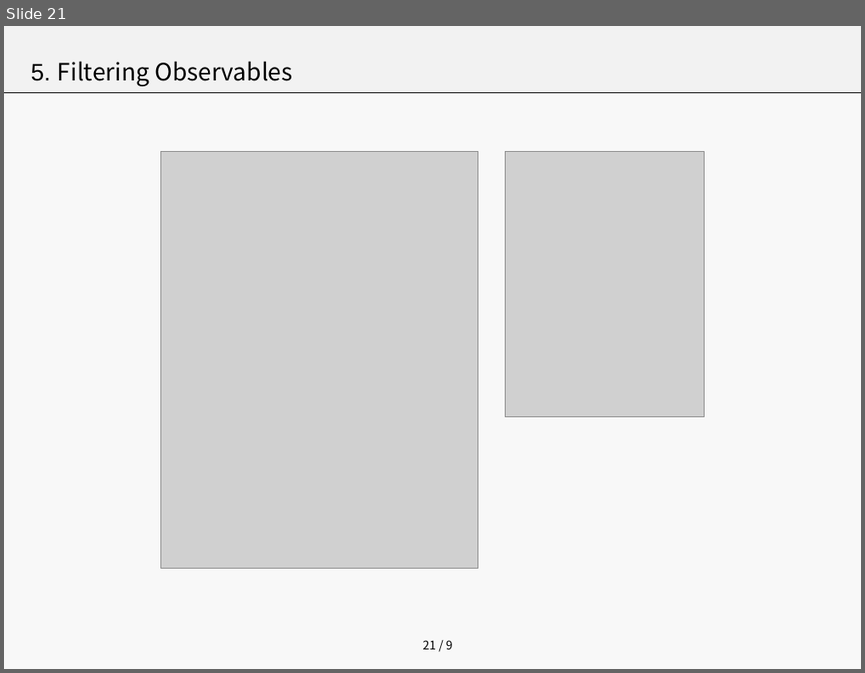
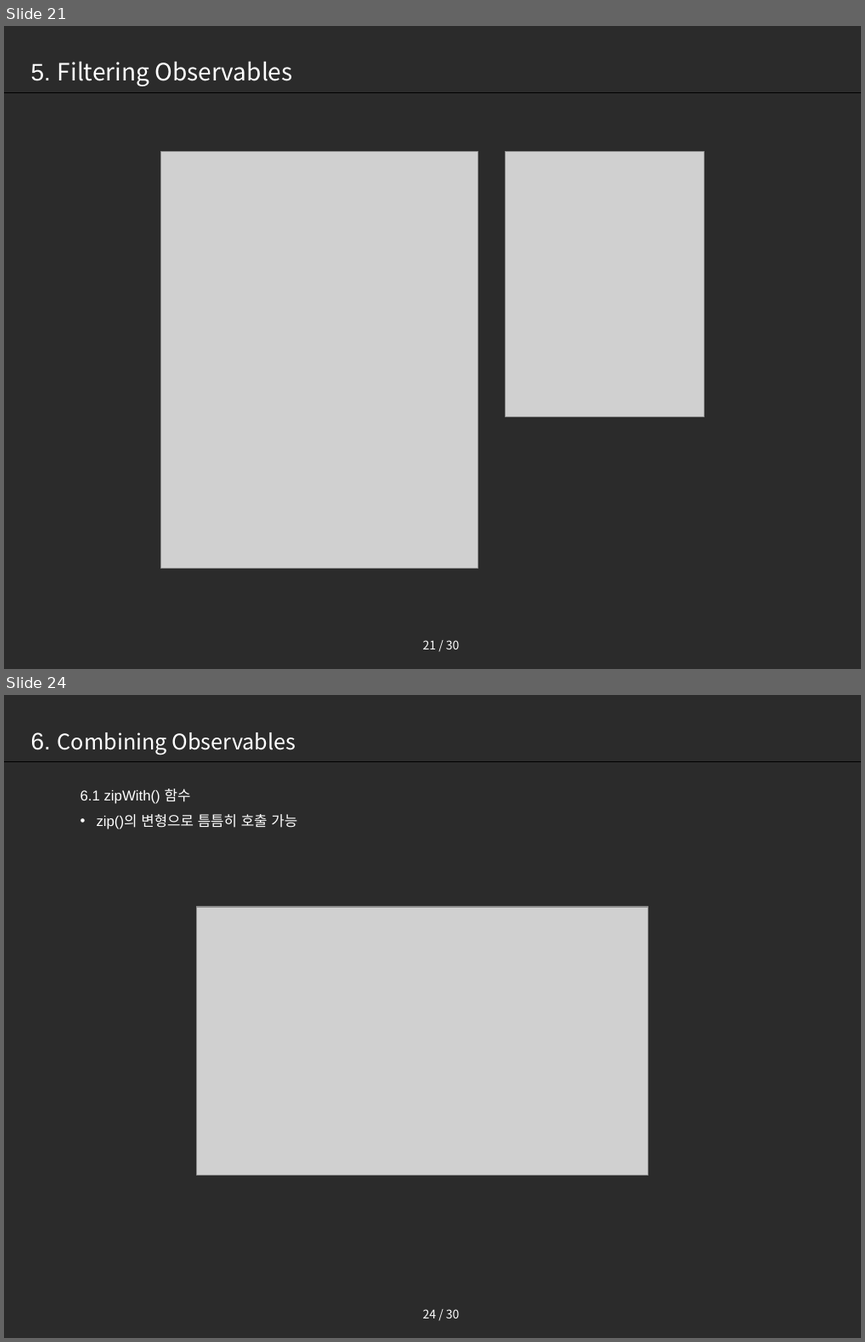
Before and after one commit to seoyoon630/RxDemo, a slide deck: RxJava.pptx. Shown one above the other, each under a label of ours: slide 21 before the commit, slides 21 and 24 after it; the slides between them are not shown. The pictures are 865x673 and 865x1342 pixels, drawn with LibreOffice and Linux fonts; fonts in the diff are those of the drawing; grey boxes stand for pictures. Boxes give left, top, right and bottom in pixels: in the first picture for what was removed or moved away, otherwise in the second. Text is boxed around its words. In the diff, an @@ line names an element or a change of style, - is before the commit and + after.

Commit message:
1. combiningObservables

```diff
--- a/RxJava.pptx
+++ b/RxJava.pptx
@@ slide 24 added at (4, 695, 861, 1338), background #000000 at 83% opacity; not listed: 2 template elements that a slide beside it also shows @@
@@ text added at (31, 732, 296, 755), 18 pt, text #FFFFFF @@
+6. Combining Observables
@@ text added at (80, 789, 297, 829), 12 pt, text #FFFFFF @@
+  6.1 zipWith() 함수
+• zip()의 변형으로 틈틈히 호출 가능
@@ picture added at (197, 907, 648, 1174) @@
@@ slide 21 changed as well @@
@@ background #F2F2F2 at 50% opacity to #000000 at 83% opacity @@
@@ rectangle removed at (4, 26, 861, 92) @@
@@ text "5. Filtering Observables" at (31, 61, 292, 86): text colour #000000 to #FFFFFF @@
@@ page number at (423, 640, 460, 649): text changed; text colour #000000 to #FFFFFF @@
-21 / 9
+21 / 30
```
Also in this commit, not shown: 20 other slides changed, 10 other slides added, 3 other files.
